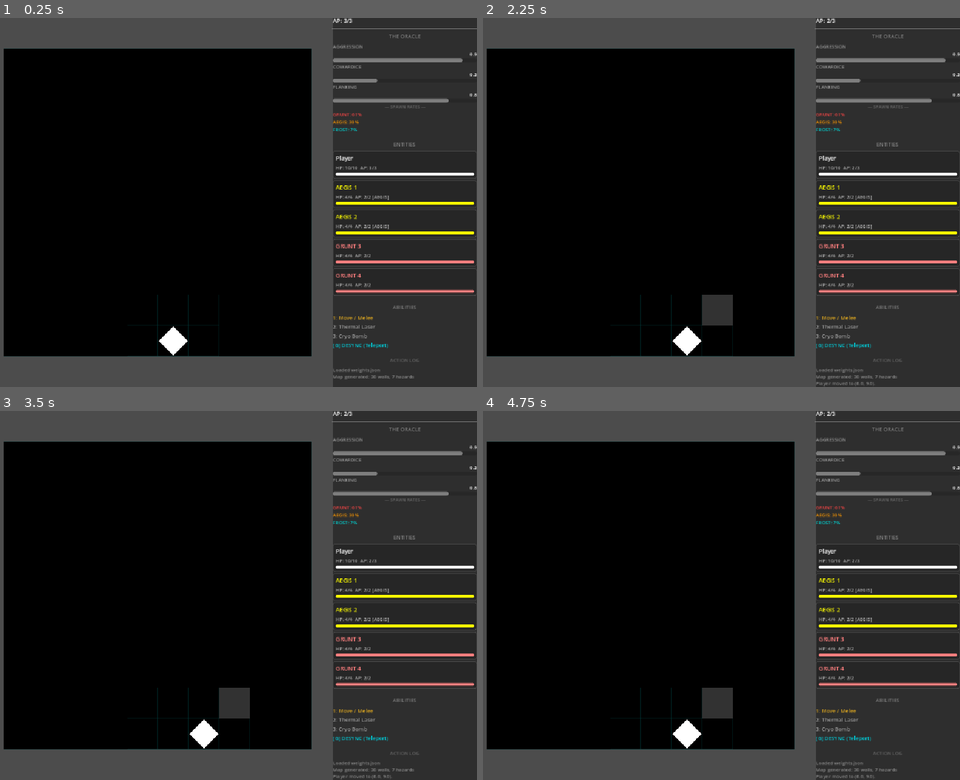
Above: before the commit, frames 1-4 (two rows, left to right).
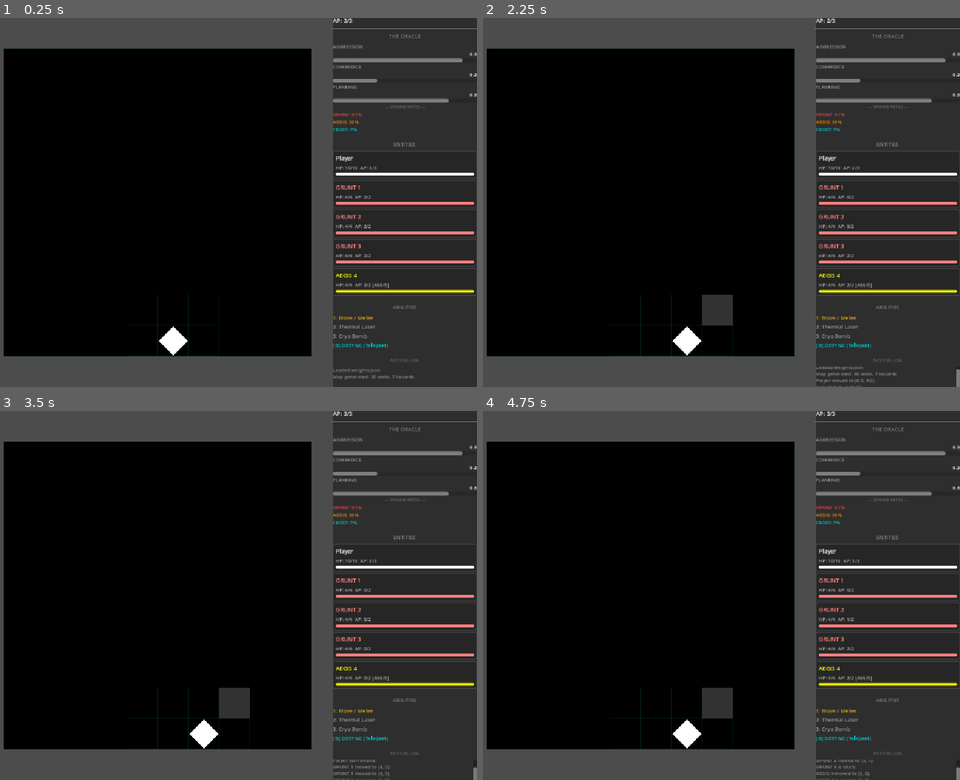
Above: after the commit, the same moments.

Repository: Varuu-0/eschaton
Game: Godot game, scene res://Main.tscn
Two runs of this game, one before a commit and one after it. Both use one fixed random seed, a clock stepped at 60 frames per second and the inputs below.
Inputs (mouse positions are in pixels of both pictures, inside the frame that each line leads up to):
- Up to frame 1 (0.25 s): no input
- Up to frame 2 (2.25 s): tap Enter at 0.5, 2 s; move the mouse to (821, 184) at 0.52 s; hold D 0.53-1.28 s; tap 1 at 0.6 s; click (821, 184) at 0.67 s; tap Space at 0.77, 1.25, 1.52 s; move the mouse to (616, 220) at 1.27 s; hold S 1.28-2.03 s; tap 2 at 1.35 s; move the mouse to (764, 121) at 2.02 s; hold D from 2.03 s (still down); tap 3 at 2.1 s
- Up to frame 3 (3.5 s): move the mouse to (205, 669) at 2.77 s; release D at 2.78 s; hold W from 2.78 s (still down); tap G at 2.85 s; click (205, 669) at 2.92 s; tap Space at 3.02 s
- Up to frame 4 (4.75 s): tap Space at 3.5, 3.77, 4.52 s; move the mouse to (859, 650) at 3.52 s; release W at 3.53 s; hold A from 3.53 s (still down); tap 1 at 3.6 s; move the mouse to (564, 540) at 4.27 s; tap 2 at 4.35 s

The runs differ from the first frame. In frame 1, 1.0% of the frame differs, in the area x 70-100%, y 45-75%; in frame 2, 1.5%, in the area x 69-100%, y 45-100%; in frame 3, 1.4%; in frame 4, 1.4%.
Error before the commit: Parse Error: Cannot infer the type of "dist_to_player" variable because the value doesn't have a set type. (res://MainEnemyAI.gd:42)

Commit message:
Revert "Modularize Main.gd by extracting spawn, enemy AI, and telemetry logic"

Diff:
--- a/eschaton proper game/Main.gd
+++ b/eschaton proper game/Main.gd
@@ -1,9 +1,6 @@
 extends Node2D
 
 const SDB = preload("res://SkillDB.gd")
-const MainSpawn = preload("res://MainSpawn.gd")
-const MainEnemyAI = preload("res://MainEnemyAI.gd")
-const MainTelemetry = preload("res://MainTelemetry.gd")
 
 # ============================================================
 # ESCHATON — Main Game Engine (Godot 4 Port)
@@ -192,26 +189,87 @@
 # ============================================================
 
 func _load_weights() -> void:
-	MainTelemetry.load_weights(self)
+	var file := FileAccess.open("res://weights.json", FileAccess.READ)
+	if file:
+		var json := JSON.new()
+		var err := json.parse(file.get_as_text())
+		if err == OK:
+			weights = json.data
+			_add_log("Loaded weights.json")
+		else:
+			_add_log("Failed to parse weights.json, using defaults")
+		file.close()
+	else:
+		_add_log("Failed to load weights.json, using defaults")
 
 # ============================================================
 # SPAWNING
 # ============================================================
 
 func _spawn_entities() -> void:
-	MainSpawn.spawn_entities(self)
+	# Player — always spawns at bottom-center area
+	_spawn_entity("Player", true, 10, 10, 3, 3, Color(1.5, 3.0, 5.0), Vector2(5, 9), "GRUNT")
+	update_fog(Vector2(5, 9))
+	_spawn_enemies()
+	var p = _get_player()
+	if p:
+		print("Total entities: ", entities.size(), " Player spawned at: ", p.grid_pos)
 
 func _spawn_enemies() -> void:
-	MainSpawn.spawn_enemies(self)
+	# --- Adaptive Enemy Spawning (Sprint 12) ---
+	var spawn_rates: Dictionary = weights.get("spawn_rates", {"GRUNT": 0.8, "AEGIS": 0.1, "FROST": 0.1})
+
+	# Collect valid spawn tiles: top half (rows 0-4), non-wall, non-hazard
+	var valid_tiles: Array[Vector2] = []
+	for x in range(GRID_SIZE):
+		for y in range(5): # rows 0-4 = top half
+			var pos := Vector2(x, y)
+			if not _is_wall(pos) and not _is_hazard(pos):
+				valid_tiles.append(pos)
+
+	# Shuffle valid tiles for random placement
+	valid_tiles.shuffle()
+
+	# Sprint 13: Scale Enemy HP
+	var enemy_hp: int = 4 + (current_floor - 1)
+
+	# Spawn exactly 4 enemies
+	var enemy_count: int = mini(4, valid_tiles.size())
+	for i in range(enemy_count):
+		var v: String = _pick_variant(spawn_rates)
+		var color: Color = _variant_color(v)
+		var pos: Vector2 = valid_tiles[i]
+		var ename: String = v + " " + str(i + 1)
+		_spawn_entity(ename, false, enemy_hp, enemy_hp, 2, 2, color, pos, v)
 
 func _pick_variant(rates: Dictionary) -> String:
-	return MainSpawn.pick_variant(rates)
+	## Weighted random selection of enemy variant.
+	var grunt_r: float = rates.get("GRUNT", 0.8)
+	var aegis_r: float = rates.get("AEGIS", 0.1)
+	# FROST gets the remainder
+	var roll: float = randf()
+	if roll < grunt_r:
+		return "GRUNT"
+	elif roll < grunt_r + aegis_r:
+		return "AEGIS"
+	else:
+		return "FROST"
 
 func _variant_color(v: String) -> Color:
-	return MainSpawn.variant_color(v)
+	match v:
+		"AEGIS":
+			return Color(3.0, 1.8, 0.0) # Bright orange glow
+		"FROST":
+			return Color(0.0, 2.55, 2.55) # Bright cyan glow
+		_:
+			return Color(3.0, 0.5, 0.5) # Super bright Red (GRUNT)
 
 func _spawn_entity(p_name: String, p_is_player: bool, p_hp: int, p_max_hp: int, p_ap: int, p_max_ap: int, p_color: Color, p_grid_pos: Vector2, p_variant: String = "GRUNT") -> void:
-	MainSpawn.spawn_entity(self, p_name, p_is_player, p_hp, p_max_hp, p_ap, p_max_ap, p_color, p_grid_pos, p_variant)
+	var instance = entity_scene.instantiate()
+	world_node.add_child(instance)
+	instance.setup(p_name, p_is_player, p_hp, p_max_hp, p_ap, p_max_ap, p_color, p_grid_pos, p_variant)
+	instance.position += grid_offset
+	entities.append(instance)
 
 # ============================================================
 # INPUT HANDLING
@@ -631,17 +689,163 @@
 	enemy_turn_active = false
 
 func _execute_enemy_turn() -> void:
-	await MainEnemyAI.execute_turn(self)
+	if game_over != "":
+		return
+
+	var player = _get_player()
+	if player == null:
+		return
+
+	# Process each enemy one at a time
+	var processing := true
+	while processing:
+		await get_tree().create_timer(0.3).timeout
+
+		if game_over != "":
+			break
+
+		player = _get_player()
+		if player == null:
+			break
+
+		# Find an enemy with AP > 0
+		var active_enemy = null
+		for e in entities:
+			if not e.is_player and e.hp > 0 and e.ap > 0:
+				active_enemy = e
+				break
+
+		if active_enemy == null:
+			# All enemies have moved — end enemy turn
+			_add_log("Enemy turn ended.")
+			_apply_hazard_damage()
+			current_turn = "PLAYER"
+			# Reset player AP
+			player = _get_player()
+			if player:
+				player.ap = player.max_ap
+				player.process_status_effects(telemetry)
+			glitch_cooldown = maxi(0, glitch_cooldown - 1)
+			_update_ui()
+			processing = false
+			break
+
+		# Check if adjacent to player — attack!
+		var dist_to_player := _manhattan(active_enemy.grid_pos, player.grid_pos)
+		if dist_to_player == 1:
+			player.take_damage(1, "MELEE")
+			active_enemy.ap -= 1
+			_add_log(active_enemy.entity_name + " attacked Player for 1 damage.")
+			_remove_dead()
+			_check_game_over()
+			_update_ui()
+			continue
+
+		# Utility AI: Evaluate 4 adjacent tiles
+		var dirs: Array[Vector2] = [Vector2(0, -1), Vector2(0, 1), Vector2(-1, 0), Vector2(1, 0)]
+		var best_score: float = - INF
+		var best_pos: Vector2 = active_enemy.grid_pos
+
+		var other_enemies: Array = []
+		for e in entities:
+			if not e.is_player and e.hp > 0 and e != active_enemy:
+				other_enemies.append(e)
+
+		var aggression_val: float = weights.get("aggression", 0.5)
+
+		for d in dirs:
+			var nx: int = int(active_enemy.grid_pos.x + d.x)
+			var ny: int = int(active_enemy.grid_pos.y + d.y)
+
+			if nx < 0 or nx >= GRID_SIZE or ny < 0 or ny >= GRID_SIZE:
+				continue
+			if _entity_at(Vector2(nx, ny)) != null:
+				continue
+			if _is_wall(Vector2(nx, ny)):
+				continue
+
+			var d_player: float = _manhattan(Vector2(nx, ny), player.grid_pos)
+			var d_player_inv: float = 20.0 - d_player
+
+			var d_other_enemies: float = 0.0
+			for oe in other_enemies:
+				d_other_enemies += _manhattan(Vector2(nx, ny), oe.grid_pos)
+
+			var score: float = (weights["aggression"] * d_player_inv) + (weights["cowardice"] * d_player) + (weights["flanking"] * d_other_enemies)
+
+			# --- Hazard tile penalty (Sprint 11) ---
+			if _is_hazard(Vector2(nx, ny)):
+				if aggression_val > 0.8:
+					score -= 1.0 # High aggression: minor penalty
+				else:
+					score -= 5.0 # Normal: strong avoidance
+
+			if score > best_score:
+				best_score = score
+				best_pos = Vector2(nx, ny)
+
+		if best_score != -INF:
+			active_enemy.move_to_grid(int(best_pos.x), int(best_pos.y))
+			active_enemy.ap -= 1
+			if audio_manager: audio_manager.play_sfx("SFX_Move")
+			_add_log(active_enemy.entity_name + " moved to (" + str(int(best_pos.x)) + ", " + str(int(best_pos.y)) + ").")
+		else:
+			active_enemy.ap = 0
+			_add_log(active_enemy.entity_name + " is stuck.")
+
+		_update_ui()
 
 # ============================================================
 # TELEMETRY
 # ============================================================
 
 func _generate_telemetry() -> void:
-	MainTelemetry.generate_telemetry(self)
+	var avg_dist: float = 0.0
+	var dist_arr: Array = telemetry["distances_to_enemies"]
+	if dist_arr.size() > 0:
+		var total: float = 0.0
+		for d in dist_arr:
+			total += d
+		avg_dist = total / dist_arr.size()
+
+	var run_data: Dictionary = {
+		"total_moves": telemetry["total_moves"],
+		"total_attacks": telemetry["total_attacks"],
+		"glitches_used": telemetry.get("glitch_attacks_used", 0) + telemetry.get("glitches_used", 0),
+		"thermal_attacks_used": telemetry.get("thermal_attacks_used", 0),
+		"cryo_attacks_used": telemetry.get("cryo_attacks_used", 0),
+		"burn_damage_dealt": telemetry["burn_damage_dealt"],
+		"turns_enemies_frozen": telemetry["turns_enemies_frozen"],
+		"avg_distance_from_enemies": avg_dist,
+		"highest_floor_reached": current_floor,
+		"result": game_over,
+	}
+
+	var json_string := JSON.stringify(run_data, "  ")
+	var file := FileAccess.open("res://run_data.json", FileAccess.WRITE)
+	if file:
+		file.store_string(json_string)
+		file.close()
+		var abs_path := ProjectSettings.globalize_path("res://run_data.json")
+		print("Telemetry saved to: " + abs_path)
+		_add_log("Saved: " + abs_path)
+	else:
+		print("ERROR: Could not save telemetry.")
+		_add_log("ERROR: Could not save telemetry.")
 
 func _run_learning_server() -> void:
-	MainTelemetry.run_learning_server(self)
+	var script_path := ProjectSettings.globalize_path("res://server_learning.py")
+	var output := []
+	var exit_code := OS.execute("python", [script_path], output, true)
+	for line in output:
+		print(line)
+		_add_log(str(line))
+	if exit_code == 0:
+		_add_log("AI weights updated successfully.")
+		_load_weights()
+		_update_ui()
+	else:
+		_add_log("ERROR: Learning server failed (exit code " + str(exit_code) + ").")
 
 # ============================================================
 # UI UPDATES
--- a/eschaton proper game/MainEnemyAI.gd
+++ /dev/null
@@ -1,103 +0,0 @@
-class_name MainEnemyAI
-extends RefCounted
-
-static func execute_turn(main) -> void:
-	if main.game_over != "":
-		return
-
-	var player = main._get_player()
-	if player == null:
-		return
-
-	var processing := true
-	while processing:
-		await main.get_tree().create_timer(0.3).timeout
-
-		if main.game_over != "":
-			break
-
-		player = main._get_player()
-		if player == null:
-			break
-
-		var active_enemy = null
-		for e in main.entities:
-			if not e.is_player and e.hp > 0 and e.ap > 0:
-				active_enemy = e
-				break
-
-		if active_enemy == null:
-			main._add_log("Enemy turn ended.")
-			main._apply_hazard_damage()
-			main.current_turn = "PLAYER"
-			player = main._get_player()
-			if player:
-				player.ap = player.max_ap
-				player.process_status_effects(main.telemetry)
-			main.glitch_cooldown = maxi(0, main.glitch_cooldown - 1)
-			main._update_ui()
-			processing = false
-			break
-
-		var dist_to_player := main._manhattan(active_enemy.grid_pos, player.grid_pos)
-		if dist_to_player == 1:
-			player.take_damage(1, "MELEE")
-			active_enemy.ap -= 1
-			main._add_log(active_enemy.entity_name + " attacked Player for 1 damage.")
-			main._remove_dead()
-			main._check_game_over()
-			main._update_ui()
-			continue
-
-		var dirs: Array[Vector2] = [Vector2(0, -1), Vector2(0, 1), Vector2(-1, 0), Vector2(1, 0)]
-		var best_score: float = -INF
-		var best_pos: Vector2 = active_enemy.grid_pos
-
-		var other_enemies: Array = []
-		for e in main.entities:
-			if not e.is_player and e.hp > 0 and e != active_enemy:
-				other_enemies.append(e)
-
-		var aggression_val: float = main.weights.get("aggression", 0.5)
-
-		for d in dirs:
-			var nx: int = int(active_enemy.grid_pos.x + d.x)
-			var ny: int = int(active_enemy.grid_pos.y + d.y)
-
-			if nx < 0 or nx >= main.GRID_SIZE or ny < 0 or ny >= main.GRID_SIZE:
-				continue
-			if main._entity_at(Vector2(nx, ny)) != null:
-				continue
-			if main._is_wall(Vector2(nx, ny)):
-				continue
-
-			var d_player: float = main._manhattan(Vector2(nx, ny), player.grid_pos)
-			var d_player_inv: float = 20.0 - d_player
-
-			var d_other_enemies: float = 0.0
-			for oe in other_enemies:
-				d_other_enemies += main._manhattan(Vector2(nx, ny), oe.grid_pos)
-
-			var score: float = (main.weights["aggression"] * d_player_inv) + (main.weights["cowardice"] * d_player) + (main.weights["flanking"] * d_other_enemies)
-
-			if main._is_hazard(Vector2(nx, ny)):
-				if aggression_val > 0.8:
-					score -= 1.0
-				else:
-					score -= 5.0
-
-			if score > best_score:
-				best_score = score
-				best_pos = Vector2(nx, ny)
-
-		if best_score != -INF:
-			active_enemy.move_to_grid(int(best_pos.x), int(best_pos.y))
-			active_enemy.ap -= 1
-			if main.audio_manager:
-				main.audio_manager.play_sfx("SFX_Move")
-			main._add_log(active_enemy.entity_name + " moved to (" + str(int(best_pos.x)) + ", " + str(int(best_pos.y)) + ").")
-		else:
-			active_enemy.ap = 0
-			main._add_log(active_enemy.entity_name + " is stuck.")
-
-		main._update_ui()
--- a/eschaton proper game/MainSpawn.gd
+++ /dev/null
@@ -1,58 +0,0 @@
-class_name MainSpawn
-extends RefCounted
-
-static func spawn_entities(main) -> void:
-	# Player — always spawns at bottom-center area
-	spawn_entity(main, "Player", true, 10, 10, 3, 3, Color(1.5, 3.0, 5.0), Vector2(5, 9), "GRUNT")
-	main.update_fog(Vector2(5, 9))
-	spawn_enemies(main)
-	var p = main._get_player()
-	if p:
-		print("Total entities: ", main.entities.size(), " Player spawned at: ", p.grid_pos)
-
-static func spawn_enemies(main) -> void:
-	var spawn_rates: Dictionary = main.weights.get("spawn_rates", {"GRUNT": 0.8, "AEGIS": 0.1, "FROST": 0.1})
-
-	var valid_tiles: Array[Vector2] = []
-	for x in range(main.GRID_SIZE):
-		for y in range(5):
-			var pos := Vector2(x, y)
-			if not main._is_wall(pos) and not main._is_hazard(pos):
-				valid_tiles.append(pos)
-
-	valid_tiles.shuffle()
-
-	var enemy_hp: int = 4 + (main.current_floor - 1)
-	var enemy_count: int = mini(4, valid_tiles.size())
-	for i in range(enemy_count):
-		var v: String = pick_variant(spawn_rates)
-		var color: Color = variant_color(v)
-		var pos: Vector2 = valid_tiles[i]
-		var ename: String = v + " " + str(i + 1)
-		spawn_entity(main, ename, false, enemy_hp, enemy_hp, 2, 2, color, pos, v)
-
-static func pick_variant(rates: Dictionary) -> String:
-	var grunt_r: float = rates.get("GRUNT", 0.8)
-	var aegis_r: float = rates.get("AEGIS", 0.1)
-	var roll: float = randf()
-	if roll < grunt_r:
-		return "GRUNT"
-	elif roll < grunt_r + aegis_r:
-		return "AEGIS"
-	return "FROST"
-
-static func variant_color(v: String) -> Color:
-	match v:
-		"AEGIS":
-			return Color(3.0, 1.8, 0.0)
-		"FROST":
-			return Color(0.0, 2.55, 2.55)
-		_:
-			return Color(3.0, 0.5, 0.5)
-
-static func spawn_entity(main, p_name: String, p_is_player: bool, p_hp: int, p_max_hp: int, p_ap: int, p_max_ap: int, p_color: Color, p_grid_pos: Vector2, p_variant: String = "GRUNT") -> void:
-	var instance = main.entity_scene.instantiate()
-	main.world_node.add_child(instance)
-	instance.setup(p_name, p_is_player, p_hp, p_max_hp, p_ap, p_max_ap, p_color, p_grid_pos, p_variant)
-	instance.position += main.grid_offset
-	main.entities.append(instance)
--- a/eschaton proper game/MainTelemetry.gd
+++ /dev/null
@@ -1,64 +0,0 @@
-class_name MainTelemetry
-extends RefCounted
-
-static func load_weights(main) -> void:
-	var file := FileAccess.open("res://weights.json", FileAccess.READ)
-	if file:
-		var json := JSON.new()
-		var err := json.parse(file.get_as_text())
-		if err == OK:
-			main.weights = json.data
-			main._add_log("Loaded weights.json")
-		else:
-			main._add_log("Failed to parse weights.json, using defaults")
-		file.close()
-	else:
-		main._add_log("Failed to load weights.json, using defaults")
-
-static func generate_telemetry(main) -> void:
-	var avg_dist: float = 0.0
-	var dist_arr: Array = main.telemetry["distances_to_enemies"]
-	if dist_arr.size() > 0:
-		var total: float = 0.0
-		for d in dist_arr:
-			total += d
-		avg_dist = total / dist_arr.size()
-
-	var run_data: Dictionary = {
-		"total_moves": main.telemetry["total_moves"],
-		"total_attacks": main.telemetry["total_attacks"],
-		"glitches_used": main.telemetry.get("glitch_attacks_used", 0) + main.telemetry.get("glitches_used", 0),
-		"thermal_attacks_used": main.telemetry.get("thermal_attacks_used", 0),
-		"cryo_attacks_used": main.telemetry.get("cryo_attacks_used", 0),
-		"burn_damage_dealt": main.telemetry["burn_damage_dealt"],
-		"turns_enemies_frozen": main.telemetry["turns_enemies_frozen"],
-		"avg_distance_from_enemies": avg_dist,
-		"highest_floor_reached": main.current_floor,
-		"result": main.game_over,
-	}
-
-	var json_string := JSON.stringify(run_data, "  ")
-	var file := FileAccess.open("res://run_data.json", FileAccess.WRITE)
-	if file:
-		file.store_string(json_string)
-		file.close()
-		var abs_path := ProjectSettings.globalize_path("res://run_data.json")
-		print("Telemetry saved to: " + abs_path)
-		main._add_log("Saved: " + abs_path)
-	else:
-		print("ERROR: Could not save telemetry.")
-		main._add_log("ERROR: Could not save telemetry.")
-
-static func run_learning_server(main) -> void:
-	var script_path := ProjectSettings.globalize_path("res://server_learning.py")
-	var output := []
-	var exit_code := OS.execute("python", [script_path], output, true)
-	for line in output:
-		print(line)
-		main._add_log(str(line))
-	if exit_code == 0:
-		main._add_log("AI weights updated successfully.")
-		load_weights(main)
-		main._update_ui()
-	else:
-		main._add_log("ERROR: Learning server failed (exit code " + str(exit_code) + ").")
